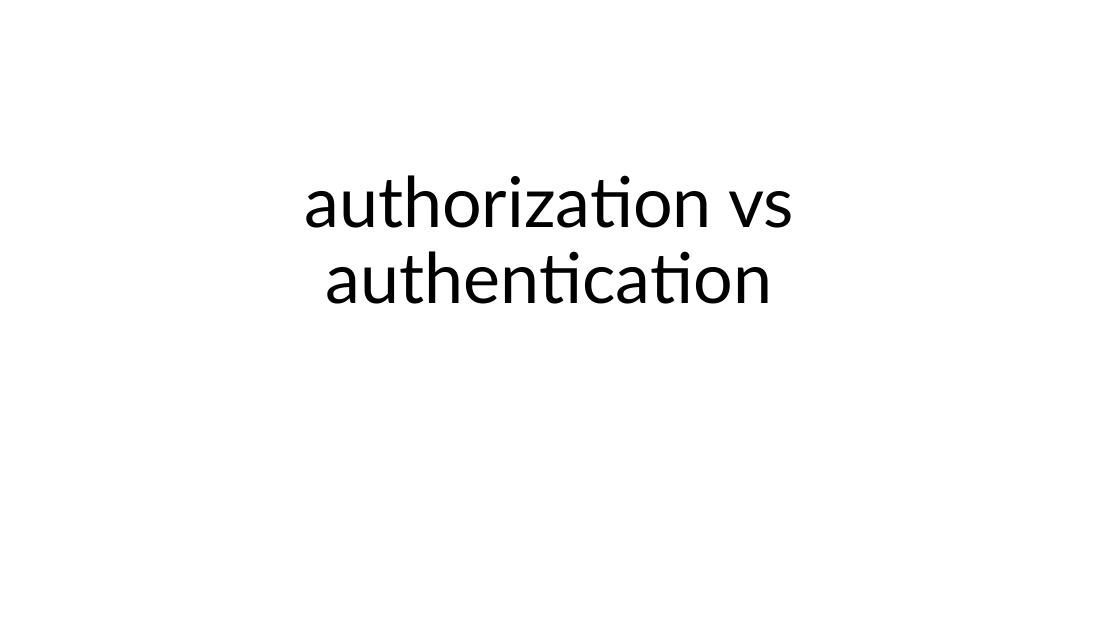
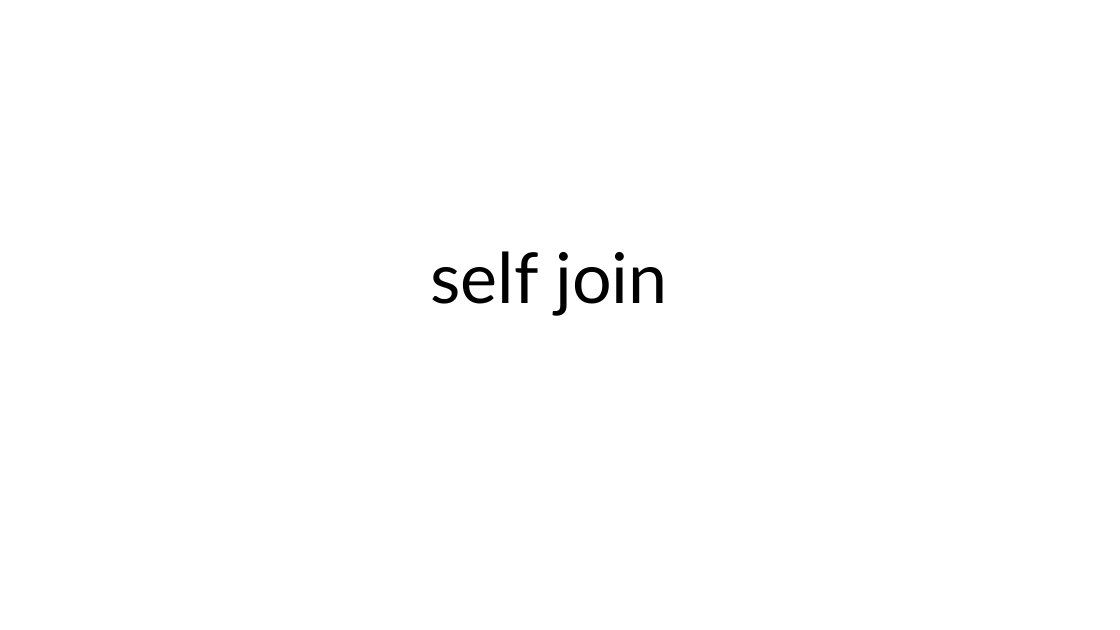
Before and after one commit to Ibarhim3zazy/EraaSoft-Assignments-Ibrahim3zazy, a slide deck: slide 1 of files/Session_8_Ibrahim3zazy/Tasks/Searches/self join.pptx. Drawn at 1120x630 pixels with LibreOffice and Linux fonts; fonts in the diff are those of the drawing. Boxes give left, top, right and bottom in pixels: in the first picture for what was removed or moved away, otherwise in the second. Text is boxed around its words. In the diff, an @@ line names an element or a change of style, - is before the commit and + after.

```diff
--- a/files/Session_8_Ibrahim3zazy/Tasks/Searches/self join.pptx
+++ b/files/Session_8_Ibrahim3zazy/Tasks/Searches/self join.pptx
@@ title at (430,251,667,316): text changed @@
-authorization vs authentication
+self join
```
Also in this commit, not shown: 1 slide added, 1 slide removed, 11 other files.
